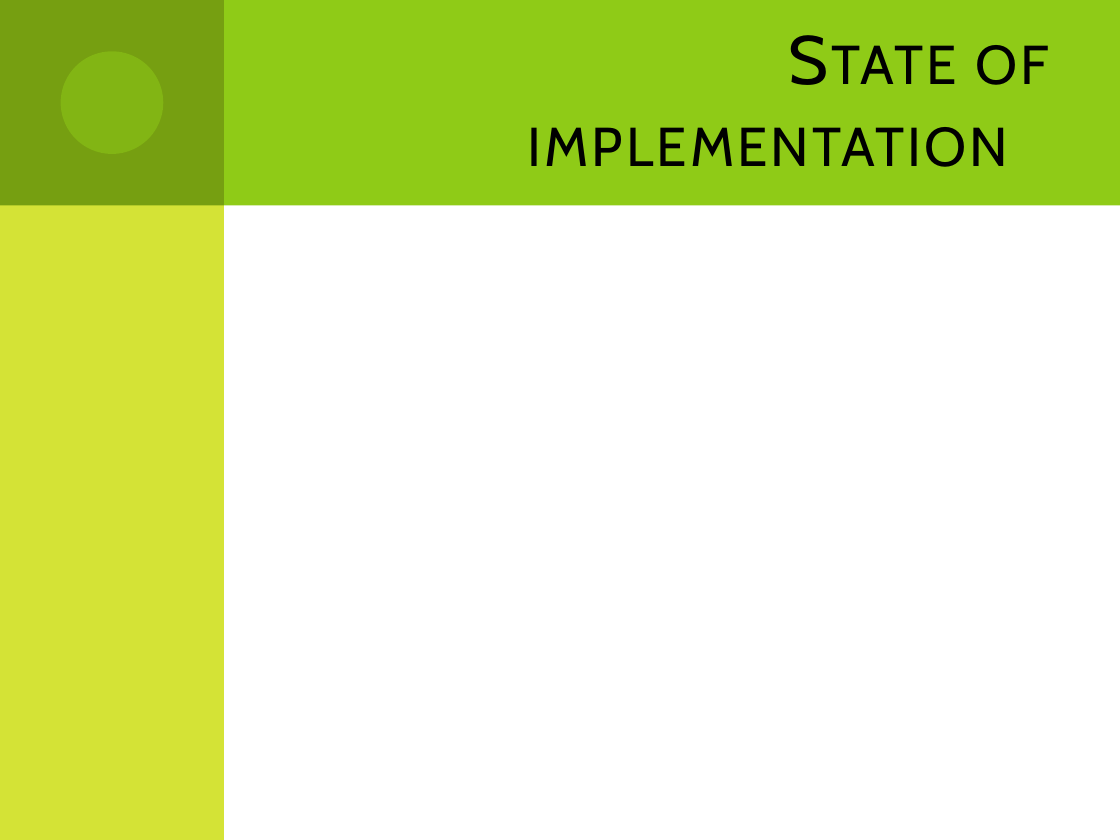
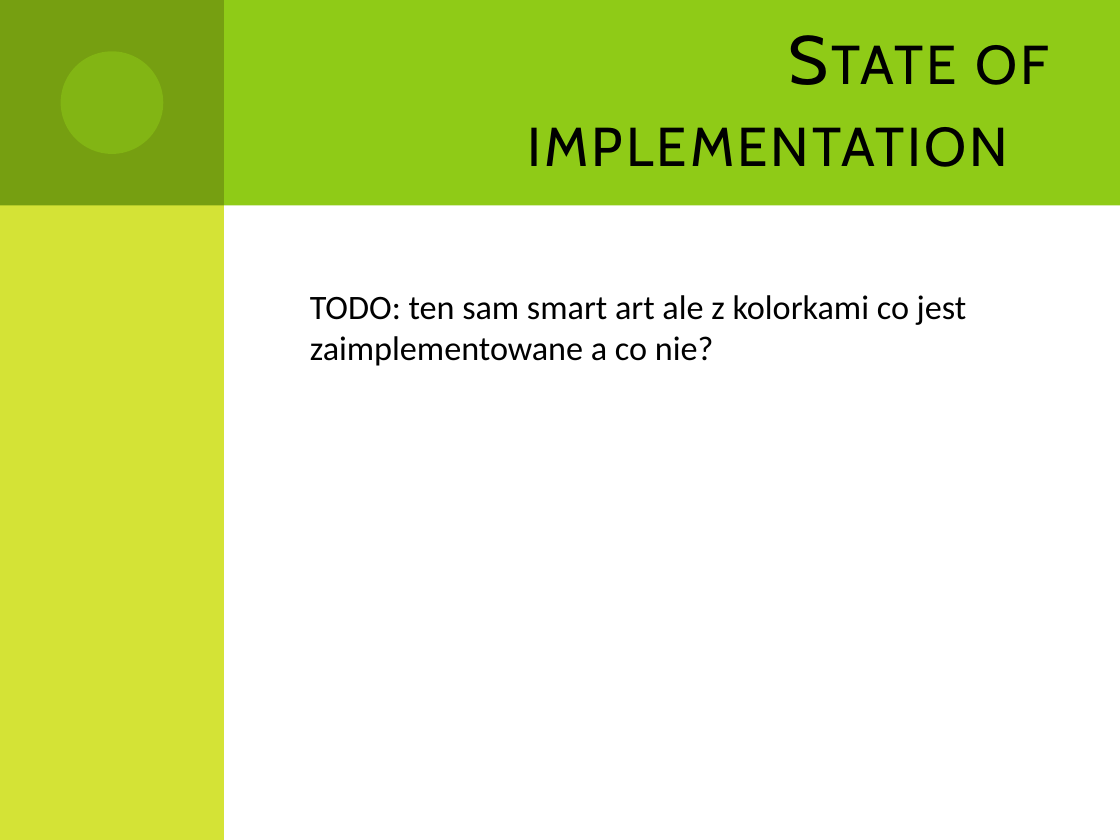
Before and after one commit to Dzess/ALFIRT, a slide deck: slide 12 of documentation/presentation/general_overview.pptx (slide 11 before the commit). Drawn at 1120x840 pixels with LibreOffice and Linux fonts; fonts in the diff are those of the drawing. Boxes give left, top, right and bottom in pixels: in the first picture for what was removed or moved away, otherwise in the second. Text is boxed around its words. In the diff, an @@ line names an element or a change of style, - is before the commit and + after.

```diff
--- a/documentation/presentation/general_overview.pptx
+++ b/documentation/presentation/general_overview.pptx
@@ text added at (310,295,967,366), 22 pt, text #000000 @@
+TODO: ten sam smart art ale z kolorkami co jest zaimplementowane a co nie?
```
Also in this commit, not shown: 9 other slides changed, 3 slides added, 1 slide removed, 2 other files.
